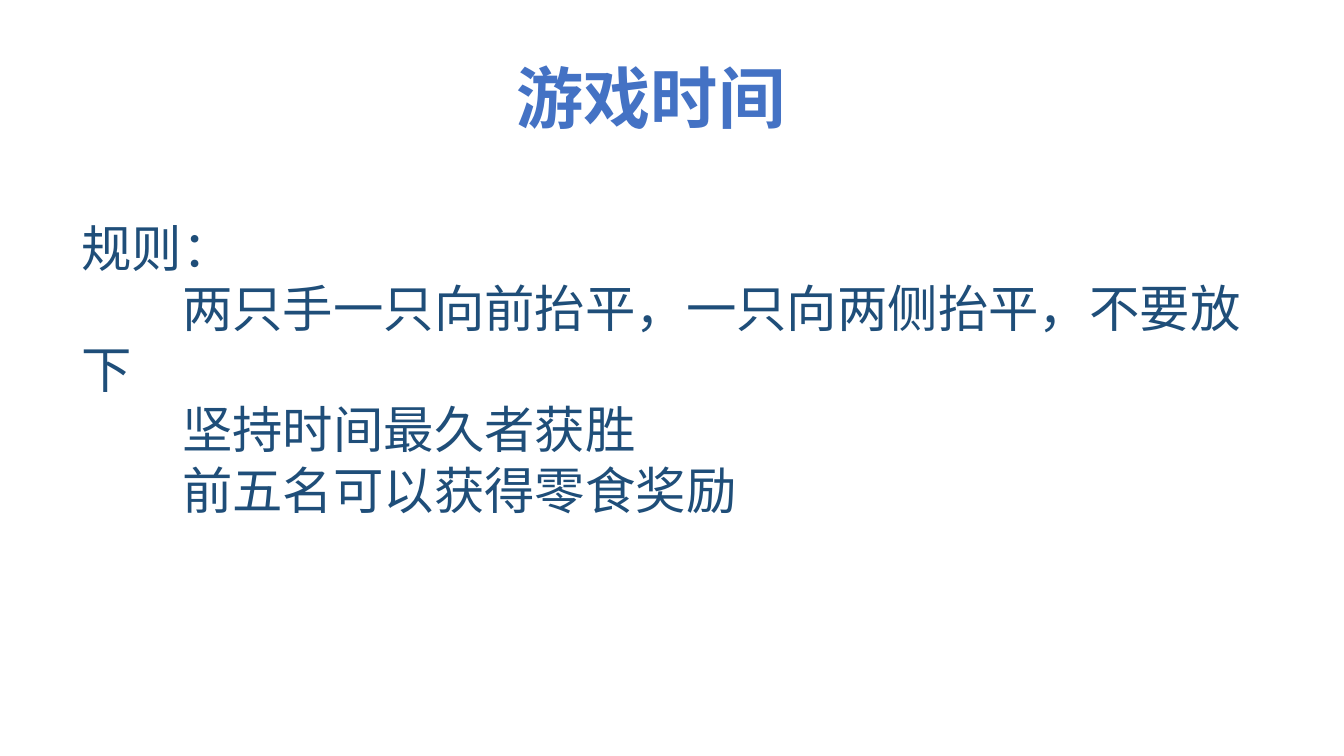
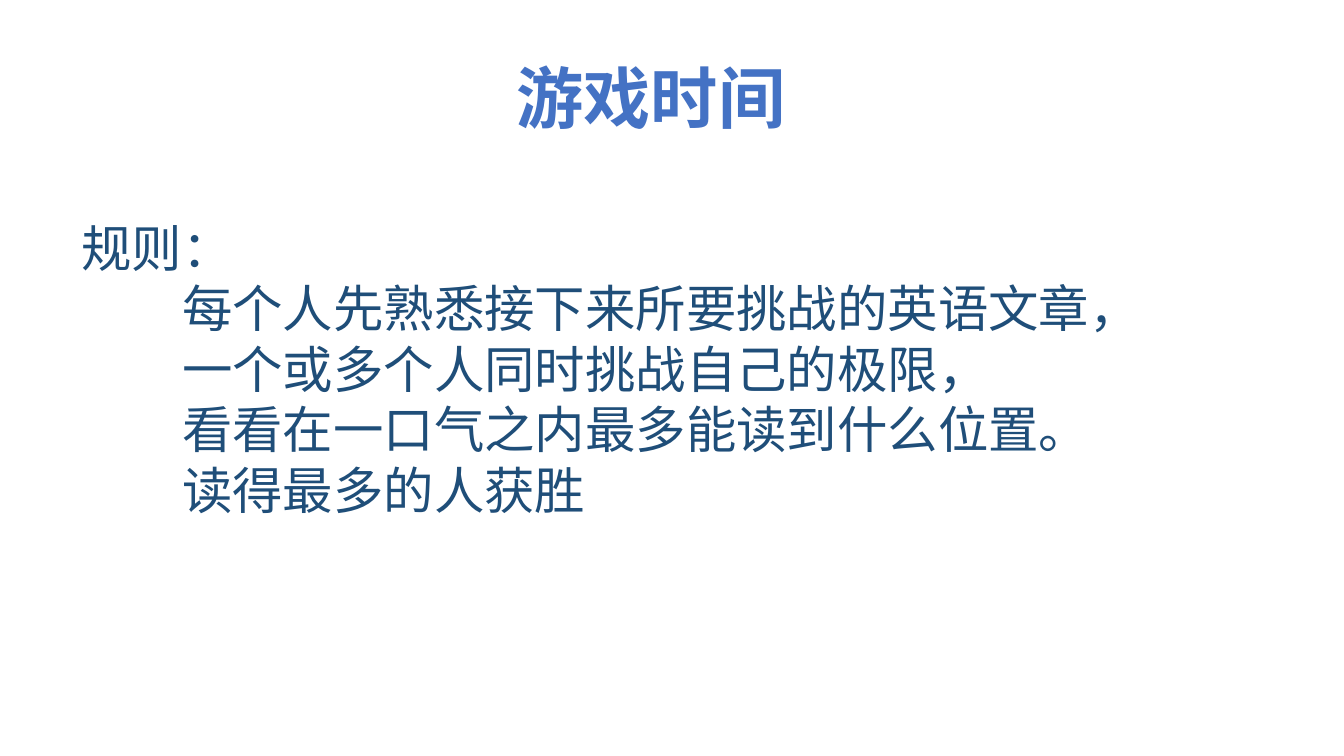
Before and after one commit to jeefies/ppt, a slide deck: slide 7 of 坚持.pptx. Drawn at 1344x756 pixels with LibreOffice and Linux fonts; fonts in the diff are those of the drawing. Boxes give left, top, right and bottom in pixels: in the first picture for what was removed or moved away, otherwise in the second. Text is boxed around its words. In the diff, an @@ line names an element or a change of style, - is before the commit and + after.

```diff
--- a/坚持.pptx
+++ b/坚持.pptx
@@ text at <box>182,284,1140,513</box>: text changed @@
-两只手一只向前抬平，一只向两侧抬平，不要放下
-坚持时间最久者获胜
-前五名可以获得零食奖励
+每个人先熟悉接下来所要挑战的英语文章，
+一个或多个人同时挑战自己的极限，
+看看在一口气之内最多能读到什么位置。
+读得最多的人获胜
```
Also in this commit, not shown: 1 other slide changed, 1 slide added.
